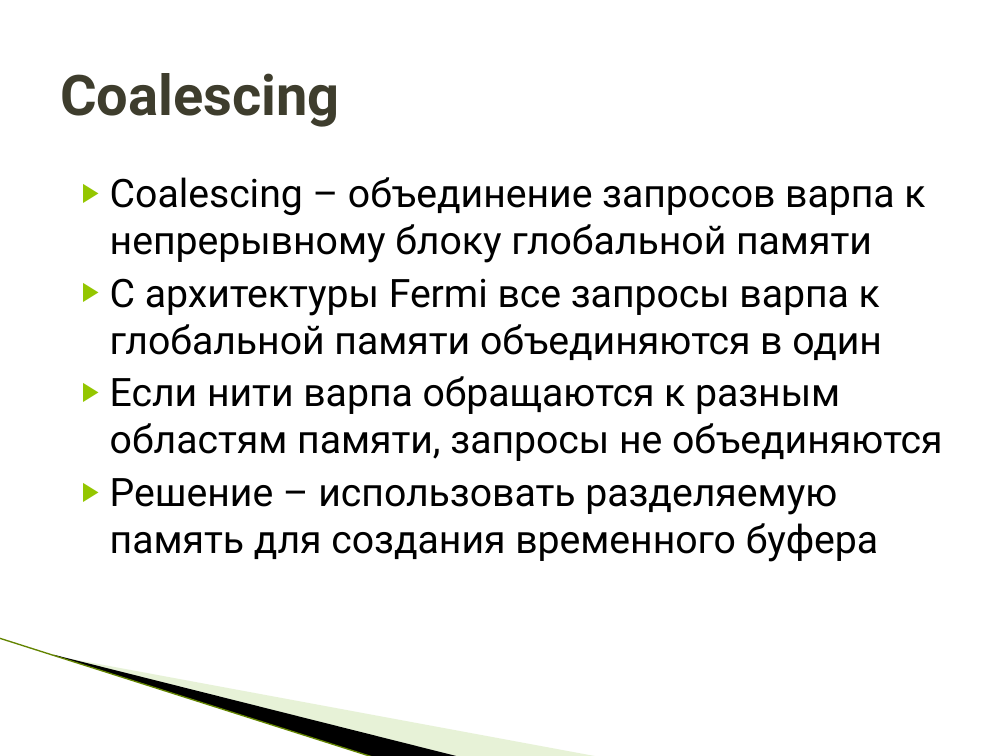
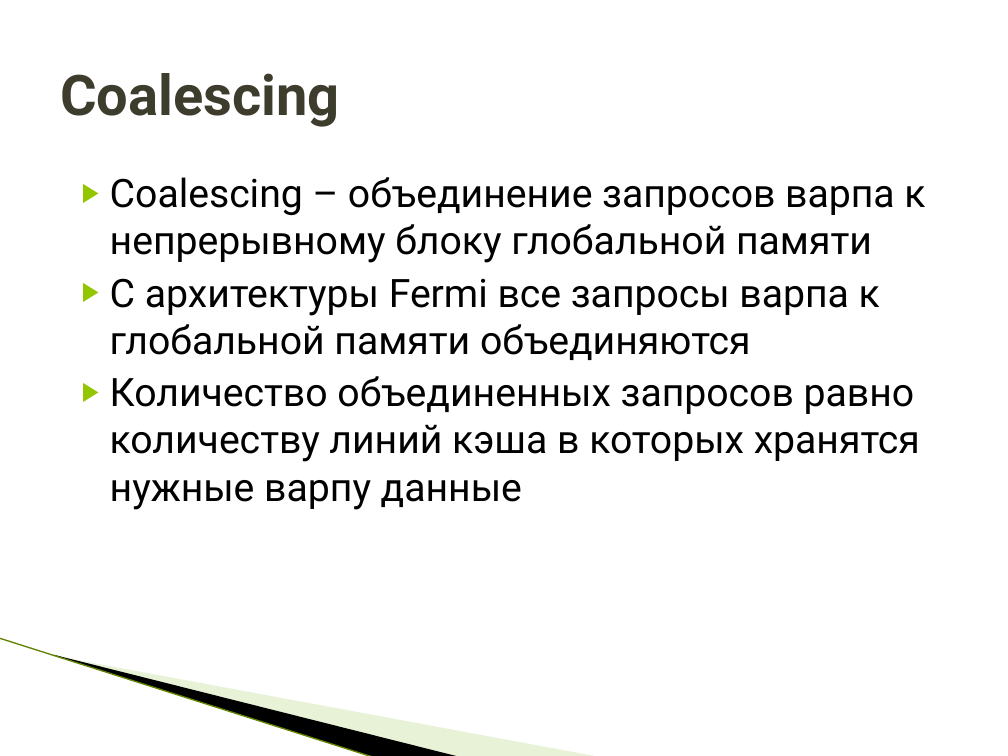
Before and after one commit to HPC-lab-ITIS/CUDA, a slide deck: slide 14 of materials/lec_2/lec_2.pptx. Drawn at 1008x756 pixels with LibreOffice and Linux fonts; fonts in the diff are those of the drawing; background and template pictures are left out. Boxes give left, top, right and bottom in pixels: in the first picture for what was removed or moved away, otherwise in the second. Text is boxed around its words. In the diff, an @@ line names an element or a change of style, - is before the commit and + after.

```diff
--- a/materials/lec_2/lec_2.pptx
+++ b/materials/lec_2/lec_2.pptx
@@ text at bbox=[110, 278, 920, 510]: text changed @@
-▶ С архитектуры Fermi все запросы варпа к глобальной памяти объединяются в один
-▶ Если нити варпа обращаются к разным областям памяти, запросы не объединяются
-▶ Решение – использовать разделяемую память для создания временного буфера
+▶ С архитектуры Fermi все запросы варпа к глобальной памяти объединяются
+▶ Количество объединенных запросов равно количеству линий кэша в которых хранятся нужные варпу данные
```
Also in this commit, not shown: 1 other slide changed, 1 slide added, 24 other files.
